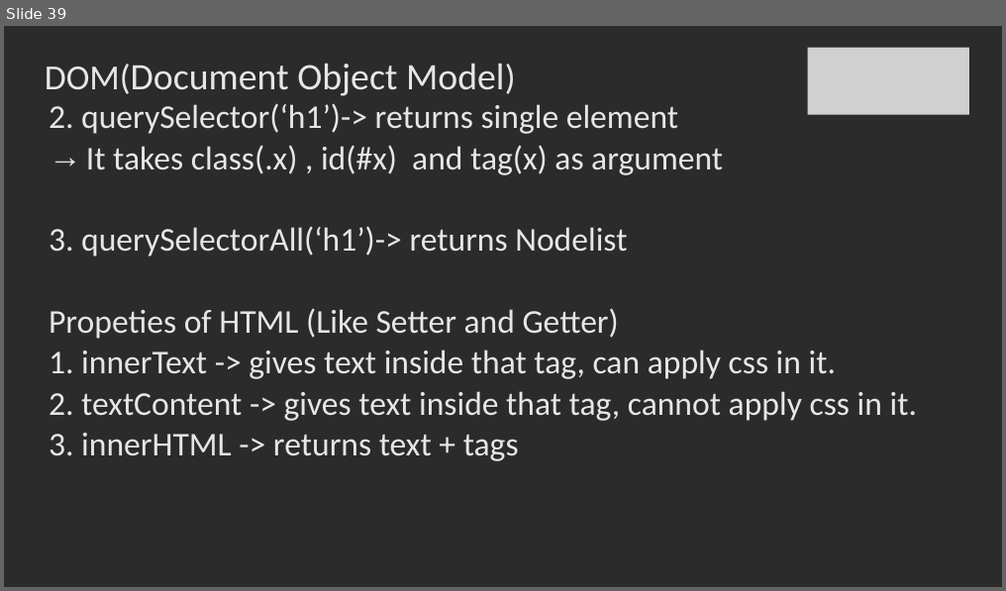
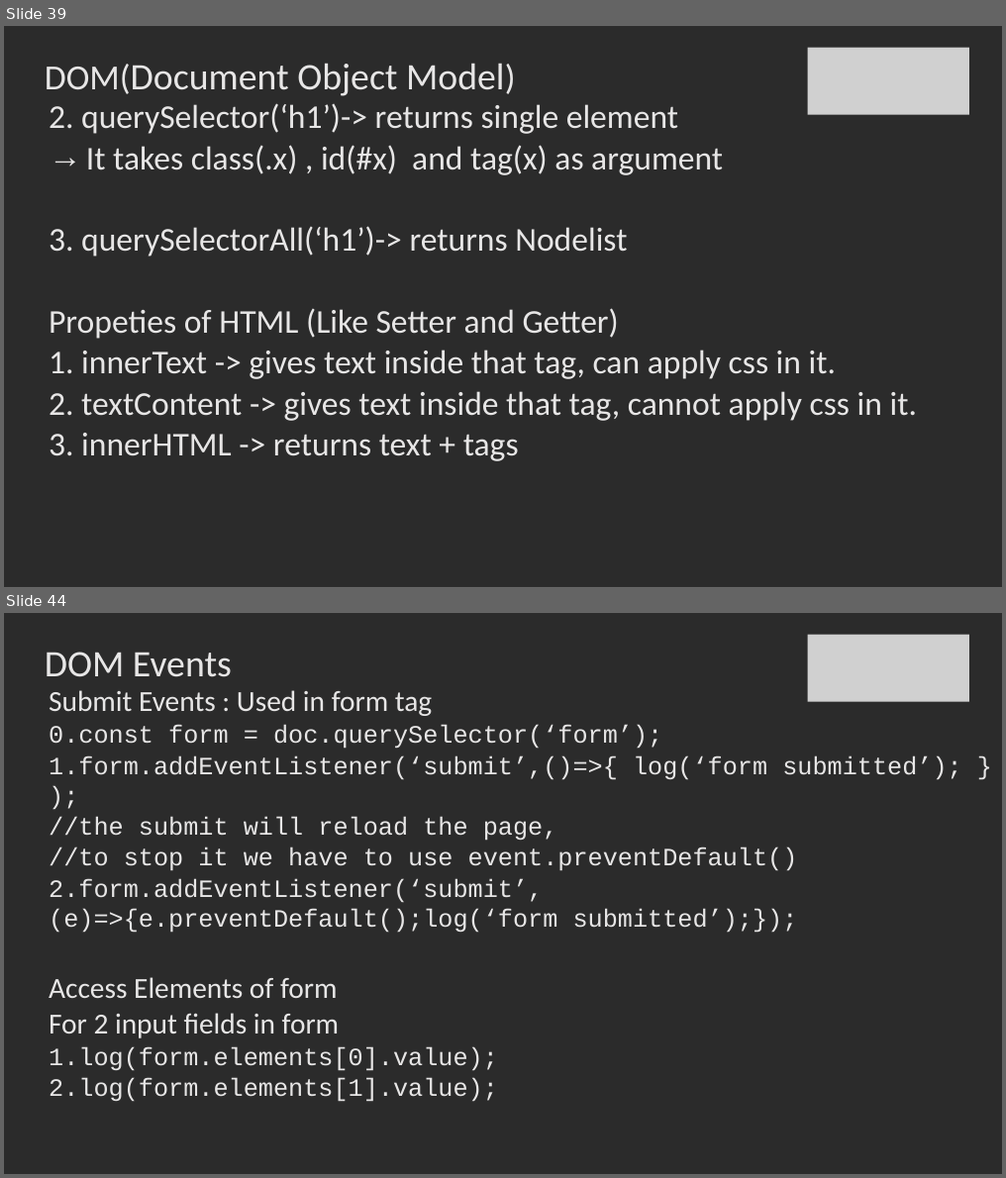
Before and after one commit to SachinBarpanda/WebDevGla, a slide deck: JS.pptx. Shown one above the other, each under a label of ours: slide 39 before the commit, slides 39 and 44 after it; the slides between them are not shown. The pictures are 1006x591 and 1006x1178 pixels, drawn with LibreOffice and Linux fonts; fonts in the diff are those of the drawing; grey boxes stand for pictures; background and template pictures are left out; a plain dark background stands for a picture behind light text. Boxes give left, top, right and bottom in pixels: in the first picture for what was removed or moved away, otherwise in the second. Text is boxed around its words. In the diff, an @@ line names an element or a change of style, - is before the commit and + after.

```diff
--- a/JS.pptx
+++ b/JS.pptx
@@ slide 44 added at (4,613,1002,1174), background picture (left out) @@
@@ picture added at (807,635,969,702) @@
@@ title added at (45,652,232,677), 36 pt, text #E7E6E6 @@
+DOM Events
@@ text added at (49,690,962,1102), 24 pt, text #E7E6E6 @@
+Submit Events : Used in form tag
+0.const form = doc.querySelector(‘form’);
+1.form.addEventListener(‘submit’,()=>{ log(‘form submitted’); } );
+//the submit will reload the page,
+//to stop it we have to use event.preventDefault()
+2.form.addEventListener(‘submit’,(e)=>{e.preventDefault();log(‘form submitted’);});
+Access Elements of form
+For 2 input fields in form
+1.log(form.elements[0].value);
+2.log(form.elements[1].value);
```
Also in this commit, not shown: 2 slides changed, 6 other slides added, 29 other files.
